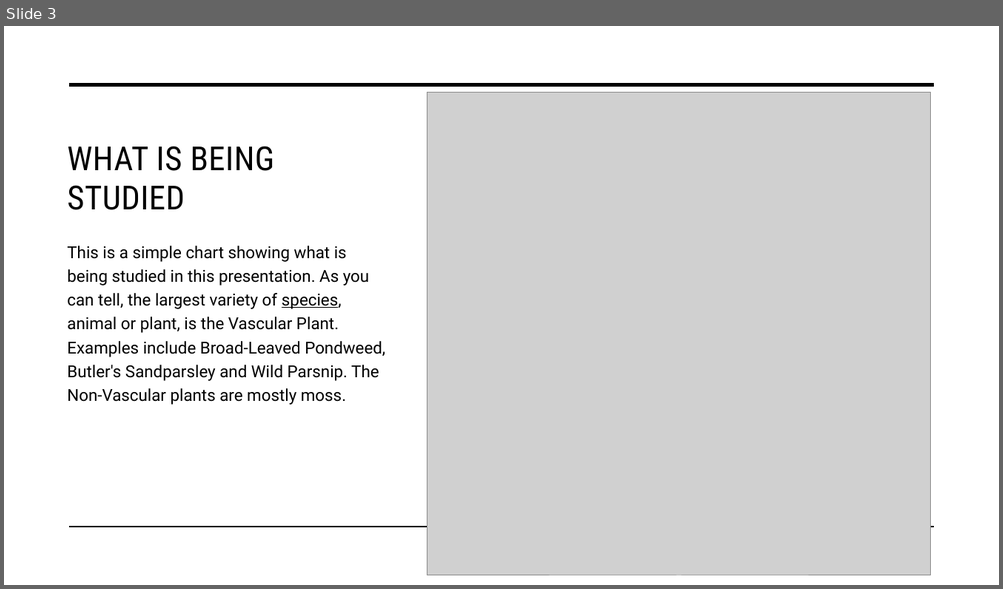
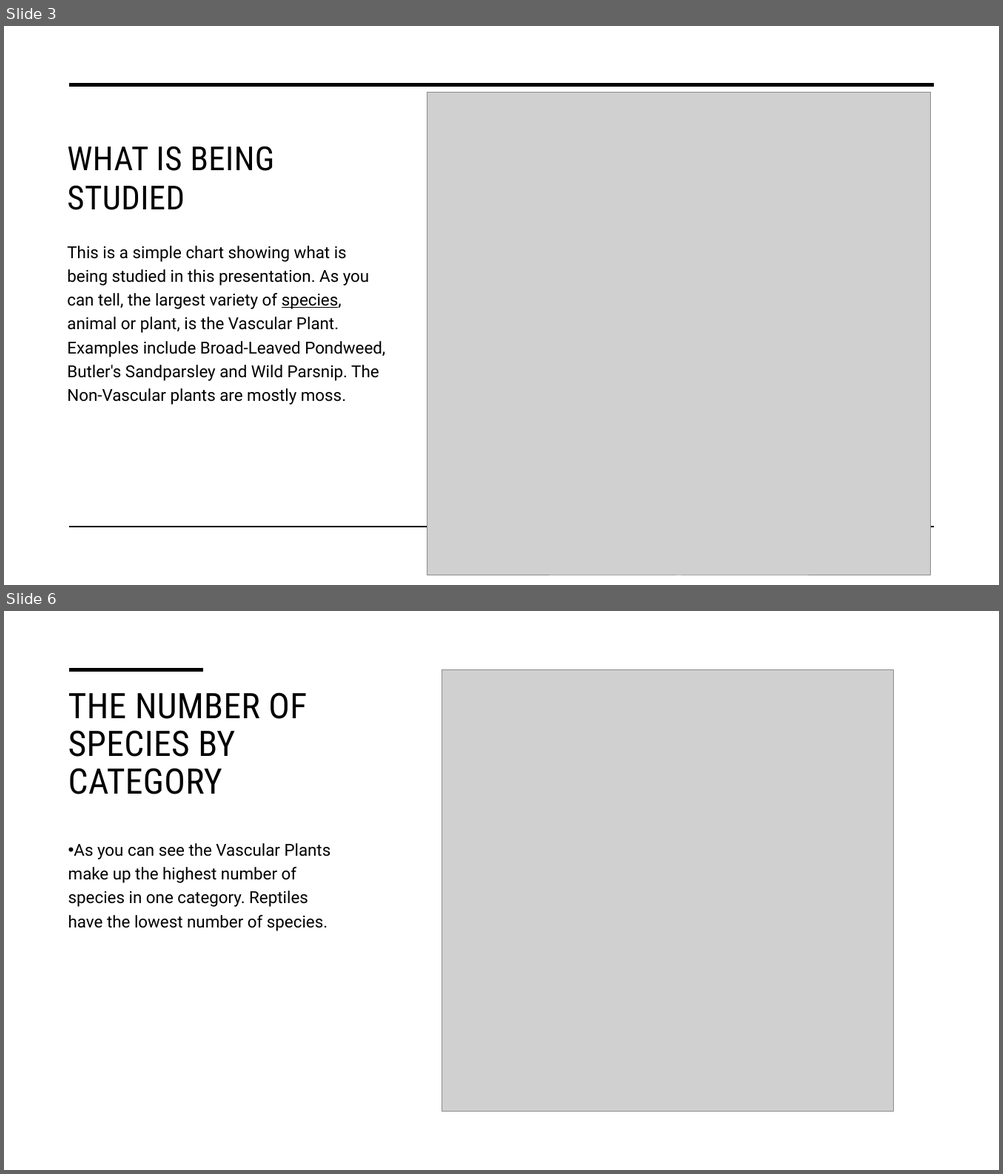
Before and after one commit to LenordStage/Biodiversity-in-National-Parks, a slide deck: biodiversity project 1221.pptx. Shown one above the other, each under a label of ours: slide 3 before the commit, slides 3 and 6 after it; the slides between them are not shown. The pictures are 1003x589 and 1003x1174 pixels, drawn with LibreOffice and Linux fonts; fonts in the diff are those of the drawing; grey boxes stand for pictures. Boxes give left, top, right and bottom in pixels: in the first picture for what was removed or moved away, otherwise in the second. Text is boxed around its words. In the diff, an @@ line names an element or a change of style, - is before the commit and + after.

```diff
--- a/biodiversity project 1221.pptx
+++ b/biodiversity project 1221.pptx
@@ slide 6 added at (x1=4, y1=611, x2=999, y2=1170), background #FFFFFF @@
@@ line added from (70, 670) to (203, 670), #000000 3.5 pt @@
@@ picture added at (x1=442, y1=670, x2=893, y2=1112) @@
@@ title added at (x1=68, y1=692, x2=307, y2=795), 34 pt, text #000000 @@
+THE NUMBER OF SPECIES BY CATEGORY
@@ text added at (x1=68, y1=843, x2=331, y2=931), 16 pt, text #000000 @@
+• As you can see the Vascular Plants make up the highest number of species in one category. Reptiles have the lowest number of species.
```
Also in this commit, not shown: 4 slides changed, 5 other slides added.
